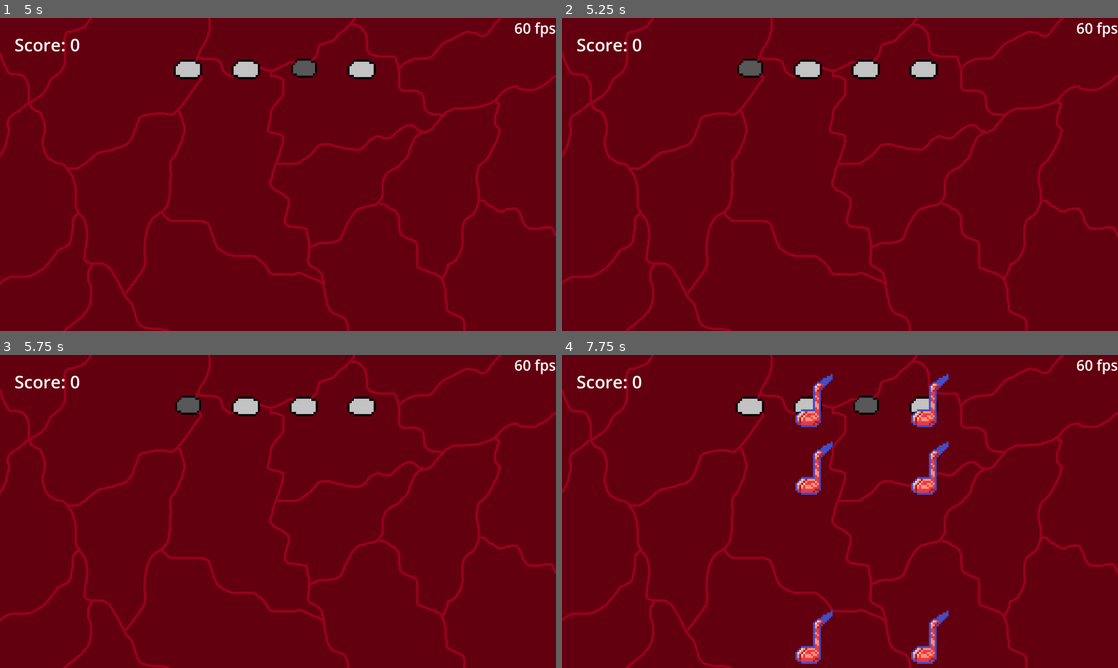
Above: before the commit, frames 1-4 (two rows, left to right).
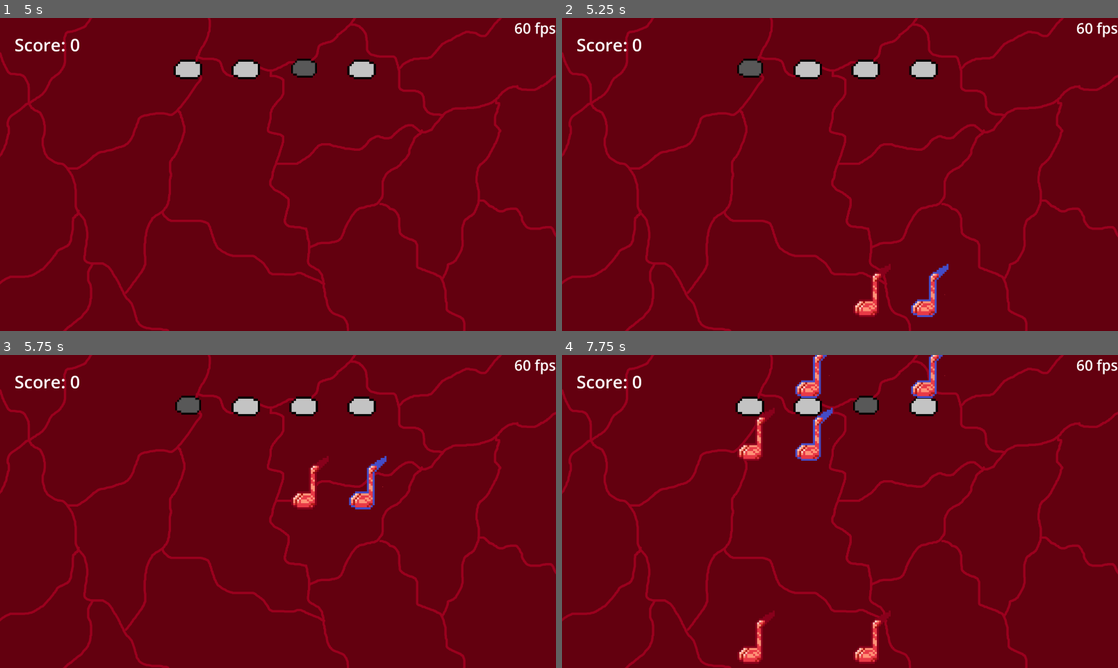
Above: after the commit, the same moments.

Repository: rlett/beats-of-godot-mind
Game: Godot game, scene res://Scenes/main.tscn
Two runs of this game, one before a commit and one after it. Both use one fixed random seed, a clock stepped at 60 frames per second and the inputs below.
Inputs:
- Up to frame 1 (5 s): click "Borderline Forever" at 0.5 s; click "Play" at 1.25 s; tap Enter at 2, 3.5 s; hold D 2.03-2.78 s; tap F every 0.75 s from 2.1 to 4.35 s; tap Space at 2.75, 4.25 s; hold S 2.78-3.53 s; hold D from 3.53 s (still down)
- Up to frame 2 (5.25 s): tap Enter at 5 s; release D at 5.03 s; hold A from 5.03 s (still down); tap F at 5.1 s
- Up to frame 3 (5.75 s): keep holding A
- Up to frame 4 (7.75 s): tap F at 5.85, 6.6, 7.35 s; release A at 6.53 s; hold S 6.53-7.28 s; hold D from 7.28 s (still down)

Frame 1 is identical in both runs. In frame 2, 0.8% of the frame differs, in the area x 52-70%, y 78-96%; in frame 3, 0.8%; in frame 4, 4.6%, in the area x 31-70%, y 0-99%.

Commit message:
Commented EVERYTHING and cleaned some things up

Diff:
--- a/Scripts/Conductor.gd
+++ b/Scripts/Conductor.gd
@@ -1,38 +1,67 @@
 extends Node2D
 
-var timer = -3
-var nextSpawn = 0
+# File Access
+var chart
+var path
+
+# Prefab'd objects
 var note = preload("res://Scenes/Note.tscn")
 var hitmsg = preload("res://Scenes/HitMessage.tscn")
-var rng = RandomNumberGenerator.new()
-var paused = false
-var songstarted = false
-var numNote = 0
-var keys
-var score = 0
-var record
-var chart
-var path
-var hitcounts = [0, 0, 0, 0]
-var scoretimer = 0
-
+# Prefab'd sprites
 var unpressed = preload("res://Assets/brainslot.png")
 var pressed = preload("res://Assets/brainslot_pressed.png")
 
-var note_sprite_1 = preload("res://Assets/redbrain.png")
-var note_sprite_2 = preload("res://Assets/bluebrain.png")
-
+# Related to charting
 var speed = 1000
+var timer = -1
+var numNote = 0
+# Related to scoring
+var record
+var score = 0
+var hitcounts = [0, 0, 0, 0]
+var keys
+
+# Misc
+var scoretimer = 0
+var rng = RandomNumberGenerator.new()
+
+# paused = if the song itself is paused
+var paused = false
+# songstarted = if the song has started yet
+var songstarted = false
+
+# Paths to the note holes
+var note_holes = [
+	"NoteHoles/NoteHole1",
+	"NoteHoles/NoteHole2",
+	"NoteHoles/NoteHole3",
+	"NoteHoles/NoteHole4",
+]
+
+# Note sprites as an array
+var note_sprites = [
+	preload("res://Assets/redbrain.png"),
+	preload("res://Assets/bluebrain.png"),
+]
+
+# Vectors for noteholes
+var smol = Vector2(.9, .95)
+var normal = Vector2(1.0, 1.0)
+
 # Called when the node enters the scene tree for the first time.
 func _ready():
 	keys = global.keybinds
 
+
 	# Loads the general path this chart will take
+	# IF THE SONGNO IS SET, IT WILL REFERENCE THE SONG LIST ARRAY IN GLOBAL.
+	# This is a FOLDER. Chart is path + /chart.json, audio is path + audio.mp3, etc.
 	path = global.commonchart + global.songpath if global.songno == -1 else global.songs[global.songno][1]
+
 	# Loads the chart JSON object
 	chart = JSON.parse_string(FileAccess.get_file_as_string(path + "/chart.json"))
 
-	# Load up the highscore details.
+	# Load up the highscore details. If no record exists load default -1.
 	if(FileAccess.file_exists(path + "/records.json")):
 		record = JSON.parse_string(FileAccess.get_file_as_string(path + "/records.json"))
 		$Highscore.text = "Highscore: " + str(record.score)
@@ -42,68 +71,88 @@
 
 	# Load up the music
 	$Music.stream = load(path + "/audio.mp3")
+
 	# Wait the appropriate delay.
 	# 2 seconds (time it takes from spawn to note)
-	# 3 beats (the negative 3 for consistent delay
+	# 1 beat (the negative 1 for consistent delay)
 	# Start delay as given on the chart
-	await get_tree().create_timer(2 + (180 / chart.tempo) + chart.startDelay).timeout
+	await get_tree().create_timer(2 + (60 / chart.tempo) + chart.startDelay).timeout
 	$Music.play()
 	songstarted = true
 
 
-# Called every frame. 'delta' is the elapsed time since the previous frame.
 func _process(delta):
+	# This happens every frame, oh well. This is for the final score tally
 	scoretimer += delta
-	# increase the timer
+
+	# Increase the timer when unpaused
 	if(!paused):
+		# Convert this time into beats. TIMER CONTAINS BEAT
 		timer += delta * chart.tempo / 60
-	# check that a second has passed
+
+		# If not done && ready to spawn note, spawn note
 		while numNote < chart.timings.size() && timer > chart.timings[numNote].beat:
 			#instantiate the new note and spawn it at a given xy position
 			var newNote = note.instantiate()
 			$Notes.add_child(newNote)
-			# give child correct texture
-			if chart.timings[numNote].noteID == 0:
-				newNote._set_texture(note_sprite_1)
-			if chart.timings[numNote].noteID == 1:
-				newNote._set_texture(note_sprite_2)
-			if chart.timings[numNote].noteID == 2:
-				newNote._set_texture(note_sprite_1)
-			if chart.timings[numNote].noteID == 3:
-				newNote._set_texture(note_sprite_2)
+
+			# Set the texture of the note.
+			newNote._set_texture(note_sprites[int(chart.timings[numNote].noteID) % 2])
+
+			# Initialize everything and send that bih
 			newNote._startUp(speed, chart.timings[numNote].noteID)
 			newNote._toggleMove()
 
+			# Move to the next note
 			numNote += 1
+		# Update score
 		$Score.text = "Score: " + str(score)
+
+	# If the game is finished, "pause" so nothing can be changed
 	if(timer > chart.finishBeat && !paused):
 		paused = true
 		_songEnd()
 
+
 func _songEnd():
-	# Overwriting the record iff the record is beaten
+	# Overwriting the record iff the record is beaten.
+	# This is done right away so that if the player hits continue immediately the score still gets saved.
 	if(score > record.score):
 		record.score = score
 		var recordsfile = FileAccess.open(path + "/records.json", FileAccess.WRITE_READ)
 		recordsfile.store_string(JSON.stringify(record, "\t"))
 		recordsfile.close()
 
+	# Show the vignette and this entire dude
 	$Vignette.show()
 	$FinalScore.show()
-	$FinalScore/Miss/Misses.text = str(0)
+
+	# Should this part be a loop? Yea. Tomorrow thing tbh.
+	# BAM show misses
+	$FinalScore/Miss/Misses.text = str(hitcounts[3])
 	$FinalScore/Miss.show()
 	await get_tree().create_timer(0.75).timeout
+
+	# BAM show okays
 	$FinalScore/Okay/Okays.text = str(hitcounts[2])
 	$FinalScore/Okay.show()
 	await get_tree().create_timer(0.75).timeout
+
+	# BAM show goods
 	$FinalScore/Good/Goods.text = str(hitcounts[1])
 	$FinalScore/Good.show()
 	await get_tree().create_timer(0.75).timeout
+
+	# BAM show perfects
 	$FinalScore/Perfect/Perfects.text = str(hitcounts[0])
 	$FinalScore/Perfect.show()
 	await get_tree().create_timer(0.75).timeout
+
+	# Show text that says "Final Score:" and prepare your nuts for the grand finale
 	$FinalScore/FinalScore.show()
 	$FinalScore/FinalScoreText.show()
+
+	# Start at 0 and over the course of 1 second, total up to the actual score
 	$FinalScore/FinalScore.text = str(0)
 	scoretimer = 0
 	while(scoretimer < 1):
@@ -111,20 +160,28 @@
 		await get_tree().create_timer(0.05).timeout
 	$FinalScore/FinalScore.text = str(score)
 	await get_tree().create_timer(0.5).timeout
+
+	# After half a second show the rank and BAM we have a thing
 	$FinalScore/LetterGrade.text = _findRank(score / chart.timings.size())
 	$FinalScore/LetterGrade.show()
 
+
+# rankle
 func _findRank(ratio):
-	for i in range(14):
+	# Very simply try to see if we got the best rank, then check the next one
+	for i in range(15):
+		# If we have a rank, set the correct color and return the right rank
+		# This could've been a global method tbh.
 		if(ratio > global.numranks[i]):
 			$FinalScore/LetterGrade.add_theme_color_override("font_color", global.coloranks[i])
 			return global.ranks[i]
 	$FinalScore/LetterGrade.add_theme_color_override("font_color", Color.DIM_GRAY)
 	return "F"
 
+
+# guess what this fucking does
 func _quit():
 	get_tree().change_scene_to_file("res://Scenes/main.tscn")
-
 
 
 # -------------------------
@@ -134,67 +191,65 @@
 	if event is InputEventKey && event.pressed && !event.echo:
 		_checkPlayerInput(event.keycode)
 
-	if event is InputEventKey:
+	if event is InputEventKey && !paused:
 		_changeNoteHoleSprite(event)
 
+
+# buton is push. handel
 func _checkPlayerInput(key):
 	var areas
 	var slot = -1
 
+	# im pause?
 	if(key == keys[8] && songstarted):
 		_pause()
 
 	if(!paused):
-		if(key == keys[0] || key == keys[4]):
-			areas = $NoteHoles/NoteHole1/Area2D.get_overlapping_areas()
-			slot = 0
-		elif(key == keys[1] || key == keys[5]):
-			areas = $NoteHoles/NoteHole2/Area2D.get_overlapping_areas()
-			slot = 1
-		elif(key == keys[2] || key == keys[6]):
-			areas = $NoteHoles/NoteHole3/Area2D.get_overlapping_areas()
-			slot = 2
-		elif(key == keys[3] || key == keys[7]):
-			areas = $NoteHoles/NoteHole4/Area2D.get_overlapping_areas()
-			slot = 3
-
+		# Loop thru all the keys, and if one is pressed, check if notes are overlapping over it.
+		# THIS PUTS PRIORITY ON THE PRIMARY KEYS
+		for i in range(8):
+			if(key == keys[i]):
+				areas = get_node(note_holes[i % 4] + "/Area2D").get_overlapping_areas()
+				slot = i % 4
+				break
+
+		# If there are actual notes in the range, see what to do
 		if areas:
 			_processNotes(areas, slot)
 
+
+# Updates the sprite of the note hole when it pressed :) or depressed :(
 func _changeNoteHoleSprite(keyEvent):
-	if (!paused):
-		var key = keyEvent.keycode
-		if keyEvent.pressed && !keyEvent.echo:
-			if(key == keys[0] || key == keys[4]):
-				$NoteHoles/NoteHole1/noteholesprite.texture = pressed
-				$NoteHoles/NoteHole1/noteholesprite.scale = Vector2(.9, .95)
-			elif(key == keys[1] || key == keys[5]):
-				$NoteHoles/NoteHole2/noteholesprite.texture = pressed
-				$NoteHoles/NoteHole2/noteholesprite.scale = Vector2(.9, .95)
-			elif(key == keys[2] || key == keys[6]):
-				$NoteHoles/NoteHole3/noteholesprite.texture = pressed
-				$NoteHoles/NoteHole3/noteholesprite.scale = Vector2(.9, .95)
-			elif(key == keys[3] || key == keys[7]):
-				$NoteHoles/NoteHole4/noteholesprite.texture = pressed
-				$NoteHoles/NoteHole4/noteholesprite.scale = Vector2(.9, .95)
-		elif keyEvent.pressed == false:
-			if(key == keys[0] || key == keys[4]):
-				$NoteHoles/NoteHole1/noteholesprite.texture = unpressed
-				$NoteHoles/NoteHole1/noteholesprite.scale = Vector2(1, 1)
-			elif(key == keys[1] || key == keys[5]):
-				$NoteHoles/NoteHole2/noteholesprite.texture = unpressed
-				$NoteHoles/NoteHole2/noteholesprite.scale = Vector2(1, 1)
-			elif(key == keys[2] || key == keys[6]):
-				$NoteHoles/NoteHole3/noteholesprite.texture = unpressed
-				$NoteHoles/NoteHole3/noteholesprite.scale = Vector2(1, 1)
-			elif(key == keys[3] || key == keys[7]):
-				$NoteHoles/NoteHole4/noteholesprite.texture = unpressed
-				$NoteHoles/NoteHole4/noteholesprite.scale = Vector2(1, 1)
-
+	# Only one key is pressed at a time. Find it.
+	var key = keyEvent.keycode
+	if keyEvent.pressed && !keyEvent.echo:
+		# Loop thru all keys, if one is pressed, put that one down.
+		for i in range(8):
+			if(key == keys[i]):
+				var sprite = get_node(note_holes[i % 4] + "/noteholesprite")
+				sprite.texture = pressed
+				sprite.scale = smol
+				break
+	elif keyEvent.pressed == false:
+		# Loop thru all keys, if that one is no longer pressed, put that one up.
+		for i in range(8):
+			if(key == keys[i]):
+				var sprite = get_node(note_holes[i % 4] + "/noteholesprite")
+				sprite.texture = unpressed
+				sprite.scale = normal
+				break
+
+
+# Processes an input on a given slot, adds points, spawns a hitreg, and removes a note
 func _processNotes(areas, slot):
+	# play click :3
 	$SoundEffects.play()
+
+	# Setting baselines for minimums
 	var mindist = 9001 # it's over NINE THOUSA-
 	var mindex = -1
+
+	# Finding the closest note
 	for noteint in range(areas.size()):
 		var dist = abs(areas[noteint].get_parent().position.y - 90)
 		if dist < mindist:
@@ -204,6 +259,9 @@
 	# At this point in time, the closest note will be counted only.
 	var regmsg = hitmsg.instantiate()
 	$HitMessages.add_child(regmsg)
+
+	# Do I want to make this better? Yes. Is there a way? Probably.
+	# Will I do it? Not tonight.
 	if(mindist < 40):
 		regmsg._prepMove(slot, 0, rng.randf_range(-100, 100))
 		score += 1000
@@ -220,13 +278,18 @@
 		regmsg._prepMove(slot, 2, rng.randf_range(-100, 100))
 		score += 200
 		hitcounts[2] += 1
+
+	# Add an extra bit of points based on distance
 	score += (200 - floor(mindist))
+
+	# Kill the note.
 	areas[mindex].get_parent().queue_free()
 
 
-
+# im pause?
 func _pause():
 
+	# Okay this part is as readable as a kids book
 	if !paused:
 		$Vignette.show()
 		$Pause.show()
@@ -244,7 +307,10 @@
 		$Vignette.hide()
 		paused = false
 
+	# Go thru every note and either tell them to stop moving or start again
 	var notes = $Notes.get_children()
 	for noteitem in notes:
 		noteitem._toggleMove()
+
+	# Either pause or unpause the music
 	$Music.set_stream_paused(paused)
--- a/Scripts/Controller.gd
+++ b/Scripts/Controller.gd
@@ -1,41 +1,28 @@
 extends Node2D
 
-var timer = 0
-var chart
-var record
-var path
-var score = -1
+# The currently selected level
 var selectedLevel = ""
-
+# Preloaded song button object
 var songbutt = preload("res://Scenes/songButton.tscn")
 
+
+# Load on start
 func _ready():
-
-	# Loading the record for the song. -1 means unplayed.
-	#if(FileAccess.file_exists(path + "/records.json")):
-	#	record = JSON.parse_string(FileAccess.get_file_as_string(path + "/records.json"))
-	#else:
-	#	record = {"score": -1}
-
-	#_songEnd()
 	_generateSongList()
 
-func _songEnd():
-	# Overwriting the record iff the record is beaten
-	if(score > record.score):
-		record.score = score
-		var recordsfile = FileAccess.open(path + "/records.json", FileAccess.WRITE_READ)
-		recordsfile.store_string(JSON.stringify(record, "\t"))
-		recordsfile.close()
 
+# Generates the list of songs on the lefthand side.
+# Will automatically allow for scroll.
 func _generateSongList():
 	var dir = DirAccess.get_directories_at(global.commonchart)
 
+	# Shows an error message if no songs can be found.
 	if dir.size() == 0:
 		$SongSelect/ErrorMsg.show()
 	else:
 		$SongSelect/ErrorMsg.hide()
 
+	# For every song, we make a new button
 	for song in dir:
 		var newSong = songbutt.instantiate()
 		$SongSelect/ScrollContainer/VBoxContainer.add_child(newSong)
@@ -43,7 +30,9 @@
 		newSong.connect("changeSong", _updateSelectedLevel)
 
 
+# Prepares a level for playing and shows details about it.
 func _updateSelectedLevel(lvl):
+	# Set songpath and load up details
 	global.songpath = lvl
 	$SongInfo/InfoTitle.text = lvl
 	$SongInfo/PlayButton.disabled = true
@@ -53,38 +42,47 @@
 
 	# Add a little delay to make the viewer feel more like it's loading
 	await get_tree().create_timer(0.2).timeout
+
 	# Actually load the details
-	chart = JSON.parse_string(FileAccess.get_file_as_string(global.commonchart + global.songpath + "/chart.json"))
+	var chart = JSON.parse_string(FileAccess.get_file_as_string(global.commonchart + global.songpath + "/chart.json"))
 	$SongInfo/SongDetails/Notes.text = str(chart.timings.size())
 	var duration = int(floor(60 * chart.finishBeat / chart.tempo))
 	$SongInfo/SongDetails/Duration.text = (str(duration / 60) + ":" + "%02d") % (duration % 60)
 
-	var records
+	# Is there a record? Put that bih on screen.
 	if(FileAccess.file_exists(global.commonchart + global.songpath + "/records.json")):
-		records = JSON.parse_string(FileAccess.get_file_as_string(global.commonchart + global.songpath + "/records.json"))
+		var records = JSON.parse_string(FileAccess.get_file_as_string(global.commonchart + global.songpath + "/records.json"))
 		$SongInfo/SongDetails/Highscore.text = str(records.score) + " (" + _findRank(records.score / chart.timings.size()) + ")"
 	else:
 		$SongInfo/SongDetails/Highscore.add_theme_color_override("font_color", Color.WHITE)
 		$SongInfo/SongDetails/Highscore.text = "-"
 
+	# Done loading, enable play button and show deets
 	$SongInfo/Loading.hide()
 	$SongInfo/PlayButton.disabled = false
 	$SongInfo/SongDetails.show()
 
 
+# Close button, sets songpath back to empty and closes visual.
 func _closeLevelDetails():
 	global.songpath = ""
 	$SongInfo.hide()
 
-# This is gonna be ugly.
+
+# Takes an ANS (average note score) and determines a rank based off it.
+# Score / Number of notes, done before this func call
 func _findRank(ratio):
-	for i in range(14):
+	# Very simply try to see if we got the best rank, then check the next one
+	for i in range(15):
+		# If we have a rank, set the correct color and return the right rank
 		if(ratio > global.numranks[i]):
 			$SongInfo/SongDetails/Highscore.add_theme_color_override("font_color", global.coloranks[i])
 			return global.ranks[i]
 	$SongInfo/SongDetails/Highscore.add_theme_color_override("font_color", Color.DIM_GRAY)
 	return "F"
 
+
+# if you do not know what these do you are a lost cause :D
 func _level():
 	get_tree().change_scene_to_file("res://Scenes/PlayGame.tscn")
 
--- a/Scripts/FPS.gd
+++ b/Scripts/FPS.gd
@@ -1,5 +1,5 @@
 extends Label
 
-# Called every frame. 'delta' is the elapsed time since the previous frame.
+# Is fups. need more? fuck you
 func _process(_delta):
 	text = str(floor(Engine.get_frames_per_second())) + " fps"
--- a/Scripts/HitMessage.gd
+++ b/Scripts/HitMessage.gd
@@ -21,7 +21,7 @@
 
 	moving = true
 
-# Called every frame. 'delta' is the elapsed time since the previous frame.
+
 func _process(delta):
 	if(moving):
 		timer += delta
--- a/Scripts/NoteHole.gd
+++ b/Scripts/NoteHole.gd
@@ -6,8 +6,3 @@
 func _ready():
 	$noteholesprite.texture = unpressed;
 	pass # Replace with function body.
-
-
-# Called every frame. 'delta' is the elapsed time since the previous frame.
-func _process(delta):
-	pass
--- a/Scripts/global.gd
+++ b/Scripts/global.gd
@@ -13,7 +13,7 @@
 }
 
 var ranks = [
-	"SSS", "S+", "S",
+	"S++", "S+", "S",
 	"A+", "A", "A-",
 	"B+", "B", "B-",
 	"C+", "C", "C-",
--- a/Scripts/songButton.gd
+++ b/Scripts/songButton.gd
@@ -2,5 +2,6 @@
 
 signal changeSong
 
+# change SONG NOW
 func _pressed():
 	emit_signal("changeSong", text)
Not shown, changed: export_presets.cfg
